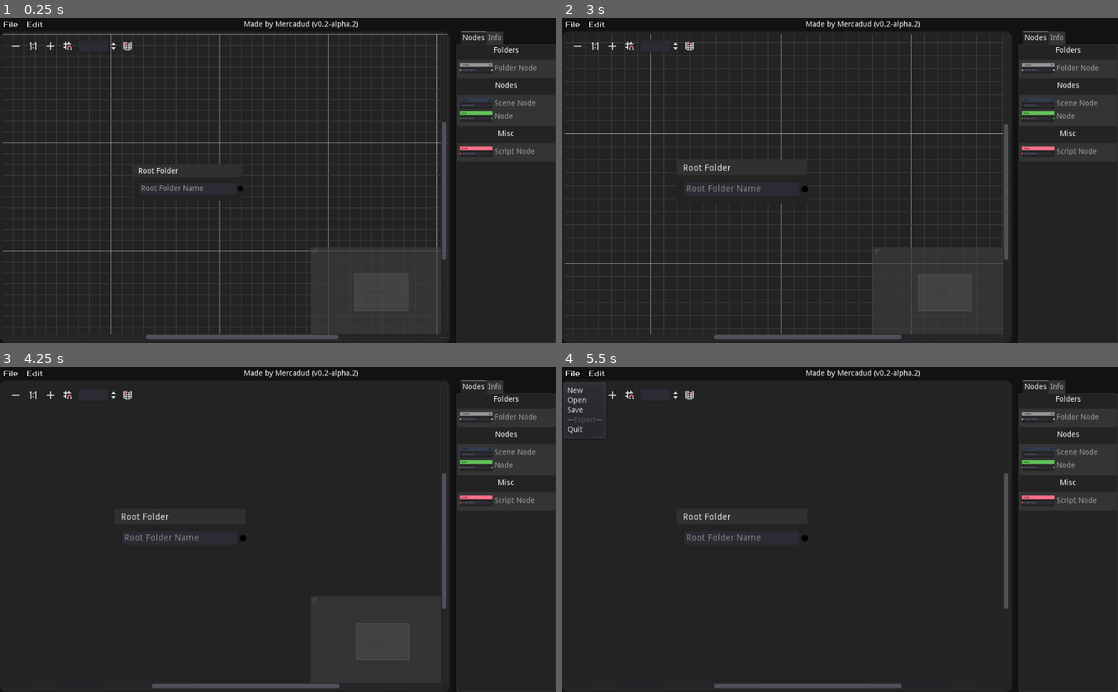
Above: before the commit, frames 1-4 (two rows, left to right).
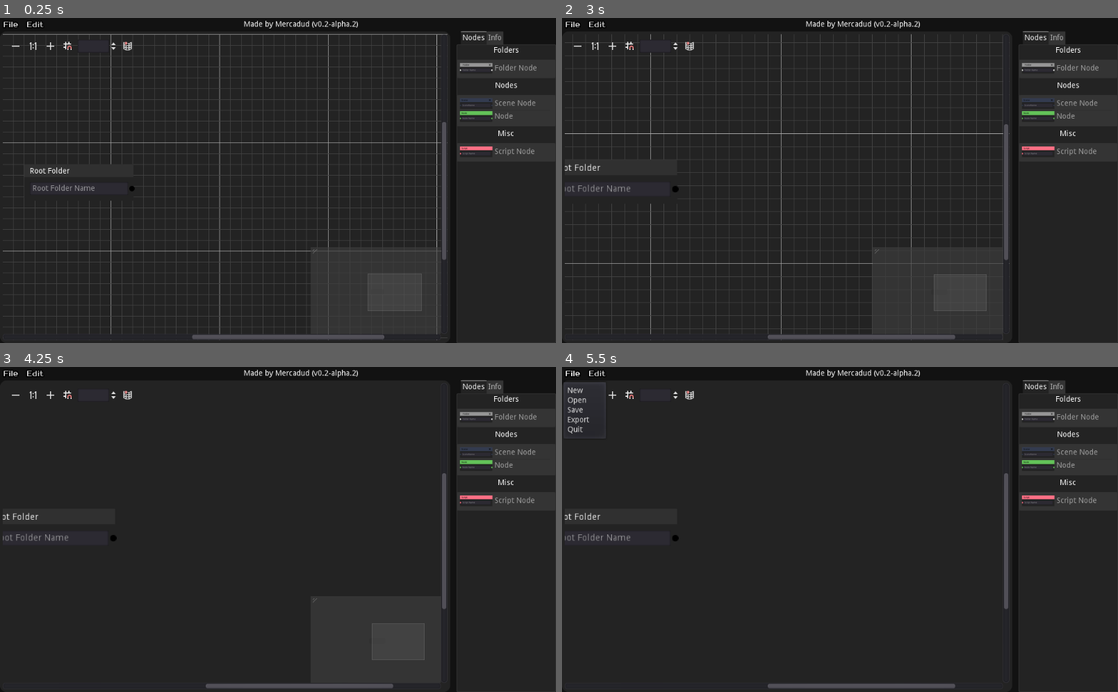
Above: after the commit, the same moments.

Repository: Mercadud/Godot-Project-Planner-Exporter
Game: Godot game, scene res://Scenes/Pages/Main Page.tscn
Same seed, same stepped clock (60 frames per second), same inputs: the game is played once before the commit and once after it.
Inputs (mouse positions are in pixels of both pictures, inside the frame that each line leads up to):
- Up to frame 1 (0.25 s): no input
- Up to frame 2 (3 s): click "File" at 0.5 s; click "Edit" at 1.25 s; click (578, 47) at 2 s; click (612, 47) at 2.75 s
- Up to frame 3 (4.25 s): click (66, 396) at 3.5 s
- Up to frame 4 (5.5 s): click (689, 396) at 4.25 s; click "File" at 5 s

The runs differ from the first frame. In frame 1, 0.7% of the frame differs, in the area x 5-76%, y 45-99%; in frame 2, 0.8%, in the area x 0-77%, y 43-99%; in frame 3, 0.8%; in frame 4, 0.8%.

Commit message:
added export button (useless at the moment)

Diff:
--- a/Scenes/Pages/Main Page.tscn
+++ b/Scenes/Pages/Main Page.tscn
@@ -119,7 +119,7 @@
 margin_bottom = 25.0
 custom_fonts/font = ExtResource( 1 )
 text = "File"
-items = [ "New", null, 0, false, false, 0, 0, null, "", false, "Open", null, 0, false, false, 1, 0, null, "", false, "Save", null, 0, false, false, 2, 0, null, "", false, "Export", null, 0, false, false, 3, 0, null, "", true, "Quit", null, 0, false, false, 4, 0, null, "", false ]
+items = [ "New", null, 0, false, false, 0, 0, null, "", false, "Open", null, 0, false, false, 1, 0, null, "", false, "Save", null, 0, false, false, 2, 0, null, "", false, "Export", null, 0, false, false, 3, 0, null, "", false, "Quit", null, 0, false, false, 4, 0, null, "", false ]
 switch_on_hover = true
 
 [node name="Edit" type="MenuButton" parent="Mount/MainWindow/tileBar/menus"]
@@ -164,7 +164,7 @@
 custom_colors/grid_major = Color( 0.654902, 0.654902, 0.654902, 1 )
 custom_colors/grid_minor = Color( 0.258824, 0.258824, 0.258824, 1 )
 right_disconnects = true
-scroll_offset = Vector2( -200, -200 )
+scroll_offset = Vector2( 0, -200 )
 script = ExtResource( 6 )
 
 [node name="Select" type="TabContainer" parent="Mount/MainWindow/Editor"]
--- a/Script/Saver.gd
+++ b/Script/Saver.gd
@@ -27,13 +27,48 @@
 	dir.open(exportDirLocation)
 	###I have no clue what happens now...
 
+func exportProject():
+	var allExported = false
+	nodeList = []
+	for nodes in get_tree().get_nodes_in_group("node"):
+		nodes.updateInfo()
+	print(nodeList)
+	while (!allExported):
+		allExported = true
+		for i in nodeList.size():
+			if nodeList[i]["isCreated"] == false:
+				allExported = false
+		if allExported == false:
+			var dir = Directory.new()
+			for node in nodeList.size():
+				if nodeList[node]["parentNode"] == null && !("RootFolder" in nodeList[node]["nodeName"]):
+					nodeList[node]["isCreated"] = true
+					continue
+				var nodeParent = nodeList[node]["parentNode"]
+				for parent in nodeList.size():
+					if "RootFolder" in nodeList[node]["nodeName"] && nodeList[node]["isCreated"] == false:
+							nodeList[node]["isCreated"] = true
+					elif nodeList[parent]["id"] == nodeParent:
+						if nodeList[parent]["isCreated"] == true:
+							if "Folder" in nodeList[node]["nodeName"] && nodeList[node]["isCreated"] == false:
+								nodeList[node]["isCreated"] = true
+							elif "Scene" in nodeList[node]["nodeName"] && nodeList[node]["isCreated"] == false:
+								nodeList[node]["isCreated"] = true
+							elif "Script" in nodeList[node]["nodeName"] && nodeList[node]["isCreated"] == false:
+								nodeList[node]["isCreated"] = true
+							elif "Node" in nodeList[node]["nodeName"] && nodeList[node]["isCreated"] == false:
+								nodeList[node]["isCreated"] = true
+	for i in get_tree().get_nodes_in_group("node"):
+		i.info["isCreated"] = false
+		i.updateInfo()
+		print(i)
+
+
 func getRandomNum():
 	if nodeList.size() != 0:
-		for i in nodeList.size():
+		for i in get_tree().get_nodes_in_group("node"):
 			var num = randi()
-			if nodeList[i]["id"] == num:
-				continue
-			else:
+			if i.info["id"] != num:
 				return num
 	else:
 		var num = randi()
--- a/Script/Tree/editor/GraphEdit.gd
+++ b/Script/Tree/editor/GraphEdit.gd
@@ -6,6 +6,7 @@
 onready var data = $"/root/Saver"
 
 func _ready():
+
 	spawnNode("RootFolder")
 	updateConnectionList()
 
@@ -50,15 +51,16 @@
 
 func checkConnected(to):
 	var isTrue = true
-	for i in data.connectionList.size():
-		if data.connectionList[i]["to"] == to:
+	var connectionList = get_connection_list()
+	for i in connectionList.size():
+		if connectionList[i]["to"] == to:
 			isTrue = false
 	return isTrue
 
 func updateConnectionList():
 	var connectionList = get_connection_list()
 	for i in connectionList.size():
-		get_node(connectionList[i]["to"]).info["parentNode"] = connectionList[i]["from"]
+		get_node(connectionList[i]["to"]).info["parentNode"] = get_node(connectionList[i]["from"]).info["id"]
 
 func loadConnections():
 	if data.loadedNewProject == true:
@@ -127,14 +129,16 @@
 				inst.info["functions"] = data.nodeList[i]["functions"]
 				nodeCount += 1
 		###move all nodes to location and connect to parents
-		for i in get_child_count():
-			if get_children()[i] is GraphNode:
-				var node = get_children()
-				node[i].updateNode()
-				node[i].offset = node[i].info["location"]
-				if node[i].info["parentNode"] != null:
-					if connect_node(node[i].info["parentNode"], 0, node[i].name, 0) == OK:
-						print("connected " + str(node[i].info["parentNode"] + " and " + str(node[i].name)))
+		for node in get_tree().get_nodes_in_group("node"):
+			node.updateNode()
+			node.offset = node.info["location"]
+			if node.info["parentNode"] != null:
+				var parentName
+				for parent in get_tree().get_nodes_in_group("node"):
+					if node.info["parentNode"] == parent.info["id"]:
+						parentName = parent.info["nodeName"]
+						if connect_node(parentName, 0, node.name, 0) == OK:
+							print("connected " + str(parentName + " and " + str(node.name)))
 		data.loadedNewProject = false
 
 func _on_GraphEdit_disconnection_request(from, from_slot, to, to_slot):
--- a/Script/menus.gd
+++ b/Script/menus.gd
@@ -46,13 +46,16 @@
 	fileLocation.popup_centered()
 
 func ExportPressed():
-	pass
+	fileLocation.mode = FileDialog.MODE_OPEN_DIR
+	fileLocation.popup_centered()
 
 func QuitPressed():
 	get_tree().quit(-1)
 
 func _on_FileDialog_dir_selected(dir):
 	data.exportDirLocation = dir
+	if fileLocation.mode == FileDialog.MODE_OPEN_DIR:
+		data.exportProject()
 
 func _on_FileDialog_file_selected(path):
 	data.SaveFileLocation = path
